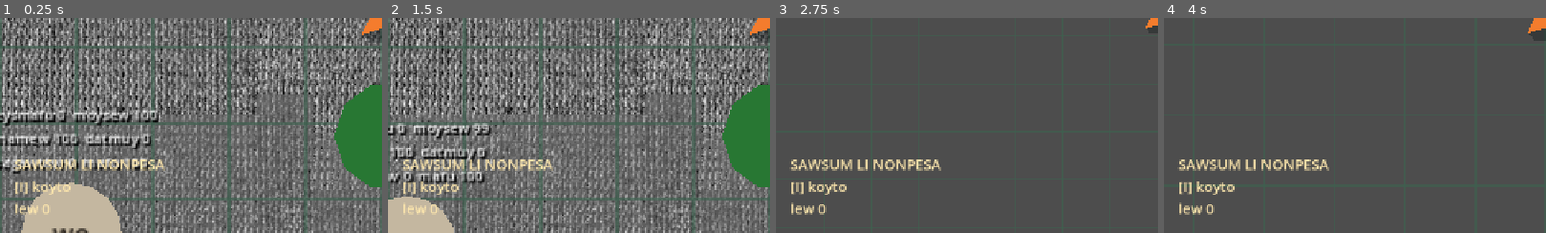
Above: before the commit, frames 1-4 (left to right).
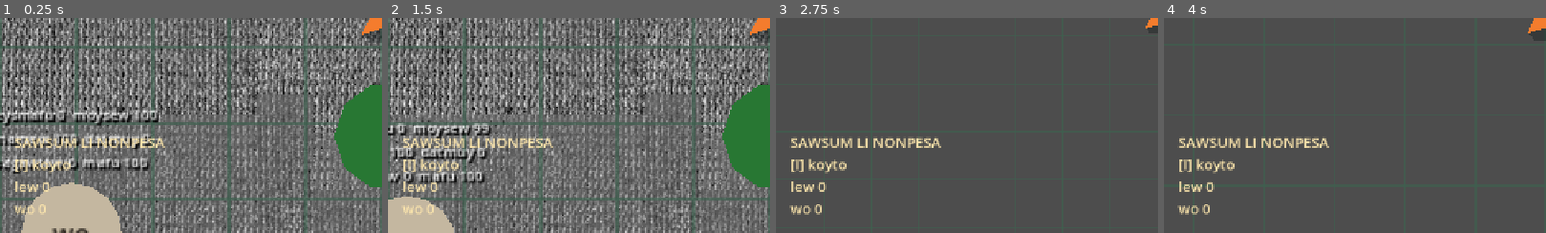
Above: after the commit, the same moments.

Repository: armikhalev/secret-sauce-godot
Game: Godot game, scene res://scenes/game.tscn
Same seed, same stepped clock (60 frames per second), same inputs: the game is played once before the commit and once after it.
Inputs (mouse positions are % of the whole screen's width and height, from its top left):
- Up to frame 1 (0.25 s): no input
- Up to frame 2 (1.5 s): tap Enter (menu_accept) at 0.5 s; move the mouse to (72, 45) at 0.52 s; hold Right (menu_right) 0.53-1.28 s; hold F (attack) 0.53-1.28 s; click (72, 45) at 0.67 s; move the mouse to (30, 55) at 1.27 s; hold Down (menu_down) from 1.28 s (still down); tap = (zoom_in) at 1.35 s
- Up to frame 3 (2.75 s): move the mouse to (60, 28) at 2.02 s; release Down (menu_down) at 2.03 s; hold Right (menu_right) from 2.03 s (still down); hold - (zoom_out) from 2.03 s (still down)
- Up to frame 4 (4 s): move the mouse to (45, 70) at 2.77 s; release Right (menu_right) at 2.78 s; release - (zoom_out) at 2.78 s; hold Up (menu_up) 2.78-3.53 s; tap F (attack) at 2.85 s; click (45, 70) at 2.92 s; tap Enter (menu_accept) at 3.5 s; move the mouse to (80, 65) at 3.52 s; hold Left (menu_left) from 3.53 s (still down); hold = (zoom_in) from 3.53 s (still down)
The pictures show only the part of the screen within x 0-50%, y 50-100%; the shares and areas given below are measured in that part.

The runs differ from the first frame. In frame 1, 2.8% of the frame differs, in the area x 3-44%, y 56-92%; in frame 2, 2.9%; in frame 3, 3.2%; in frame 4, 3.2%, in the area x 3-44%, y 55-92%.

Commit message:
add wo to hud

Diff:
--- a/scenes/game.tscn
+++ b/scenes/game.tscn
@@ -1391,7 +1391,8 @@
 theme_override_font_sizes/font_size = 24
 text = "SAWSUM LI NONPESA
 [I] koyto
-lew 0"
+lew 0
+wo 0"
 vertical_alignment = 2
 script = ExtResource("15_lew_hud")
 player_path = NodePath("../../../World/Entities/Player")
--- a/scenes/player_interface.tscn
+++ b/scenes/player_interface.tscn
@@ -22,7 +22,8 @@
 theme_override_font_sizes/font_size = 24
 text = "SAWSUM LI NONPESA
 [I] koyto
-lew 0"
+lew 0
+wo 0"
 vertical_alignment = 2
 script = ExtResource("2_lew_hud")
 
--- a/scripts/lew_hud.gd
+++ b/scripts/lew_hud.gd
@@ -14,8 +14,9 @@
 		push_error("LewHud could not find the player.")
 		return
 	player.lew_inventory_changed.connect(_update_text)
+	player.wo_inventory_changed.connect(_update_text)
 	_update_text()
 
 
 func _update_text() -> void:
-	text = "SAWSUM LI NONPESA\n[I] koyto\nlew %d" % player.lew_inventory.size()
+	text = "SAWSUM LI NONPESA\n[I] koyto\nlew %d\nwo %d" % [player.lew_inventory.size(), player.wo_inventory]
--- /dev/null
+++ b/tests/hud_resource_counts_test.gd
@@ -0,0 +1,17 @@
+extends Node
+
+
+func _ready() -> void:
+	var player := (load("res://scenes/player.tscn") as PackedScene).instantiate()
+	var interface := (load("res://scenes/player_interface.tscn") as PackedScene).instantiate()
+	add_child(player)
+	add_child(interface)
+	await get_tree().process_frame
+	var title := interface.get_node("MarginContainer/Title") as Label
+	assert("lew 0" in title.text and "wo 0" in title.text, "HUD must initially show both resource counts")
+	player.collect_lew(LewData.new())
+	player.collect_wo()
+	player.collect_wo()
+	assert("lew 1" in title.text, "HUD must refresh the lew count")
+	assert("wo 2" in title.text, "HUD must refresh the wo count")
+	get_tree().quit(0)
--- /dev/null
+++ b/tests/hud_resource_counts_test.tscn
@@ -0,0 +1,6 @@
+[gd_scene load_steps=2 format=3]
+
+[ext_resource type="Script" path="res://tests/hud_resource_counts_test.gd" id="1_test"]
+
+[node name="HudResourceCountsTest" type="Node"]
+script = ExtResource("1_test")
Not shown, added: tests/hud_resource_counts_test.gd.uid
